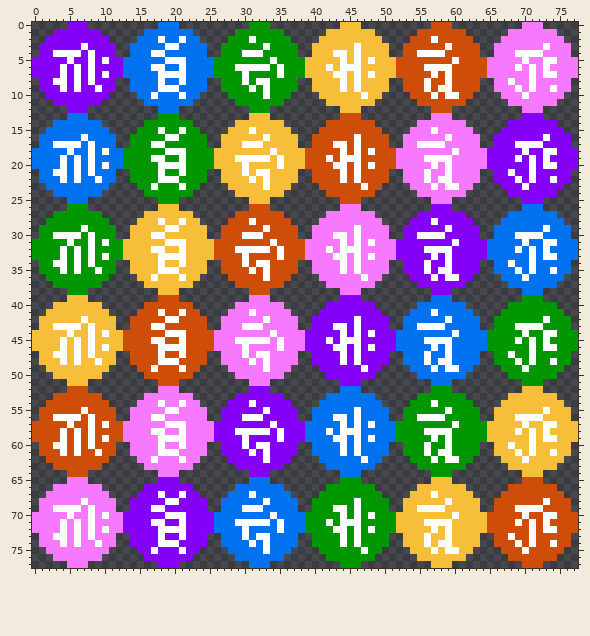
Sprite sheet -- gamemelon/debug/images/grave/bonji_01.png. Above, as it was before the edit.
The file is 78x78 pixels.
Now the later version:
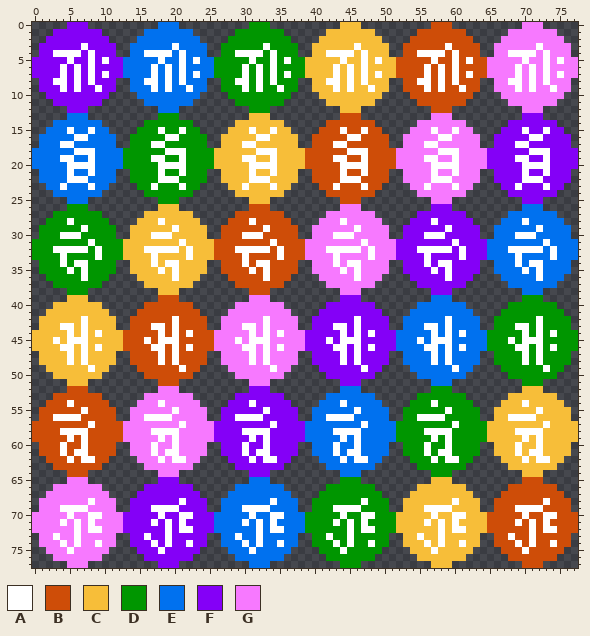
Palette (. is transparent): A #ffffff  B #ce4d08  C #f7be39  D #009600  E #0071ef  F #8400f7  G #f779ff
Edits made:
y 2: x 18 A -> E; x 21 A -> E; x 31 A -> D; x 57 A -> B
y 3: x 19 A -> E; x 72..73 GA -> AG
y 4: x 16 E -> A; x 19 E -> A; x 21 E -> A; x 29 D -> A; x 34 D -> A; x 42 C -> A; x 45..47 CAC -> ACA; x 60 B -> A; x 68 G -> A; x 72..73 AG -> GA
y 5: x 18..20 EAA -> AEE; x 23 E -> A; x 31 D -> A; x 36 D -> A; x 46..49 ACAC -> CACA; x 57 B -> A; x 62 B -> A; x 74..75 AG -> GA
y 6: x 18..19 AE -> EA; x 29 A -> D; x 31 A -> D; x 33..35 ADA -> DAD; x 42..44 ACA -> CAC; x 46..47 AC -> CA; x 57 A -> B; x 59..60 AB -> BA
y 7: x 17..18 EA -> AE; x 20 A -> E; x 23 E -> A; x 32 D -> A; x 34..36 DAD -> ADA; x 44..49 ACACAC -> CACACA; x 56..60 BABAB -> ABABA; x 62 B -> A; x 69 G -> A; x 74..75 AG -> GA
y 8: x 16..19 EEAE -> AAEA; x 29 D -> A; x 33..34 AD -> DA; x 42..47 CCACAC -> AACACA; x 55 B -> A; x 58..60 BAB -> ABA; x 69 G -> A; x 73 G -> A
y 9: x 17..18 EA -> AE; x 20 A -> E; x 22 E -> A; x 30..33 DADA -> ADAD; x 35 D -> A; x 43..46 CACA -> ACAC; x 48 C -> A; x 59 A -> B; x 61 B -> A
y 10: x 17 A -> E; x 21 A -> E; x 33 A -> D; x 47 A -> C; x 57 A -> B; x 59..60 AA -> BB; x 70 A -> G
y 15: x 5 E -> A; x 8 E -> A; x 34 C -> A; x 44 B -> A; x 47 B -> A; x 60 G -> A; x 70 F -> A; x 73 F -> A
y 16: x 6 E -> A; x 32 C -> A; x 45 B -> A; x 58 G -> A; x 71..73 FFA -> AAF
y 17: x 3 A -> E; x 6 A -> E; x 8 A -> E; x 32 A -> C; x 46 A -> B; x 55 A -> G; x 58 A -> G; x 71..72 AA -> FF
y 18: x 5..7 AEE -> EAA; x 10 A -> E; x 32..33 CC -> AA; x 44..45 AB -> BA; x 47..48 BA -> AB; x 58..59 GG -> AA; x 70..72 AFF -> FAA; x 74 A -> F
y 19: x 5..6 EA -> AE; x 29 A -> C; x 32..35 AACA -> CCAC; x 42..43 AB -> BA; x 45..47 AAB -> BBA; x 58..60 AAG -> GGA; x 70..71 FA -> AF
y 20: x 4..5 AE -> EA; x 7 E -> A; x 10 A -> E; x 30..35 ACCCCA -> CAAAAC; x 43 A -> B; x 45 B -> A; x 47..48 BA -> AB; x 58 G -> A; x 60 G -> A; x 70 F -> A; x 72 F -> A; x 74 A -> F
y 21: x 3..6 AAEA -> EEAE; x 30..34 ACAAC -> CACCA; x 46..47 AB -> BA; x 56..57 AG -> GA; x 59..60 AG -> GA; x 68 A -> F; x 70..71 FA -> AF; x 73 F -> A
y 22: x 4..5 AE -> EA; x 7 E -> A; x 9 A -> E; x 32 C -> A; x 45 B -> A; x 56..57 AG -> GA; x 69..70 AF -> FA; x 72 F -> A; x 74 A -> F
y 23: x 4 E -> A; x 8 E -> A; x 30 C -> A; x 33..34 AC -> CA; x 43 B -> A; x 56..57 GA -> AG; x 59 A -> G; x 69..70 FA -> AF; x 73 F -> A
y 28: x 5 D -> A; x 21 A -> C; x 44 G -> A; x 70 E -> A
y 29: x 19 A -> C; x 72..73 EA -> AE
y 30: x 3 A -> D; x 8 A -> D; x 19 C -> A; x 45..46 GA -> AG; x 55 A -> F; x 72 A -> E
y 31: x 5 A -> D; x 10 A -> D; x 19..20 AA -> CC; x 44 A -> G; x 46..48 AGA -> GAG; x 70 A -> E; x 74 A -> E
y 32: x 3 D -> A; x 5 D -> A; x 7..9 DAD -> ADA; x 16 C -> A; x 19..22 CCAC -> AACA; x 43 G -> A; x 48 G -> A; x 55 F -> A; x 61 F -> A; x 68 E -> A; x 70 E -> A; x 72..74 EAE -> AEA
y 33: x 6 A -> D; x 8..10 ADA -> DAD; x 17..22 CAAAAC -> ACCCCA; x 44 A -> G; x 46 A -> G; x 56..57 FA -> AF; x 59 A -> F; x 61 F -> A; x 69 E -> A; x 71 A -> E; x 73 A -> E
y 34: x 3 A -> D; x 7..8 DA -> AD; x 17..21 CACCA -> ACAAC; x 43..45 GAG -> AGA; x 58 F -> A; x 68..69 AE -> EA; x 72 E -> A
y 35: x 4..7 ADAD -> DADA; x 9 A -> D; x 19 A -> C; x 56..58 AFA -> FAF; x 69..72 AEAE -> EAEA; x 74 A -> E
y 36: x 7 D -> A; x 17 A -> C; x 20..21 CA -> AC; x 46..47 GA -> AG; x 57 A -> F; x 60 A -> F; x 70 A -> E; x 72 E -> A
y 41: x 18 A -> B; x 21 A -> B; x 31 A -> G; x 57 A -> E
y 42: x 19 A -> B; x 72..73 DA -> AD
y 43: x 3 A -> C; x 6..8 ACA -> CAC; x 20 B -> A; x 32..33 AG -> GA; x 55 A -> E; x 58..59 AE -> EA; x 71 A -> D
y 44: x 7..10 CACA -> ACAC; x 18..19 BA -> AB; x 21..22 AB -> BA; x 31 G -> A; x 33..35 GAG -> AGA; x 57 E -> A; x 59..61 EAE -> AEA; x 72..73 DA -> AD
y 45: x 3..5 CAC -> ACA; x 7..8 CA -> AC; x 16..17 BA -> AB; x 19..21 BBA -> AAB; x 30 A -> G; x 35 A -> G; x 55..56 EA -> AE; x 68..70 DAD -> ADA; x 72..73 DA -> AD
y 46: x 5..10 CACACA -> ACACAC; x 17 B -> A; x 19 A -> B; x 21..22 AB -> BA; x 31 G -> A; x 33 G -> A; x 56 E -> A; x 61 E -> A; x 69..73 DDADA -> AADAD
y 47: x 3..8 AACACA -> CCACAC; x 20..21 BA -> AB; x 30..32 AGA -> GAG; x 56..57 AE -> EA; x 68 A -> D; x 70..72 DAD -> ADA
y 48: x 4..7 ACAC -> CACA; x 9 A -> C; x 19 A -> B; x 56..58 AEA -> EAE; x 69..72 ADAD -> DADA; x 74 A -> D
y 49: x 8 C -> A; x 17 A -> B; x 33..34 AG -> GA; x 57 A -> E; x 59 A -> E; x 70 A -> D; x 73 D -> A
y 54: x 5 B -> A; x 21 A -> G; x 44 E -> A; x 70 C -> A
y 55: x 19 A -> G; x 72..73 CA -> AC
y 56: x 8 A -> B; x 16 G -> A; x 19 G -> A; x 29 F -> A; x 42 E -> A; x 45..46 EA -> AE; x 68 C -> A; x 72 A -> C
y 57: x 5 A -> B; x 10 A -> B; x 19..20 AA -> GG; x 44 A -> E; x 46..48 AEA -> EAE; x 70 A -> C; x 74 A -> C
y 58: x 5 B -> A; x 7..8 BA -> AB; x 19..21 GGA -> AAG; x 29 A -> F; x 35 A -> F; x 42..43 AE -> EA; x 70 C -> A; x 72..73 CA -> AC
y 59: x 4..8 ABABA -> BABAB; x 10 A -> B; x 19 A -> G; x 21 A -> G; x 30..31 AF -> FA; x 33 F -> A; x 35 A -> F; x 43 A -> E; x 48 A -> E; x 70..74 CACAA -> ACACC
y 60: x 3 A -> B; x 6..8 ABA -> BAB; x 17..18 GA -> AG; x 20..21 GA -> AG; x 32 A -> F; x 43..44 EA -> AE; x 68..69 AC -> CA; x 71..72 AC -> CA
y 61: x 7 B -> A; x 9 A -> B; x 17..18 GA -> AG; x 30..32 FAF -> AFA; x 43..45 EAE -> AEA; x 72 C -> A; x 74 A -> C
y 62: x 5 B -> A; x 7..8 BB -> AA; x 17..18 AG -> GA; x 20 G -> A; x 31 F -> A; x 34 F -> A; x 44 E -> A; x 46 E -> A; x 72..73 CC -> AA
y 67: x 18 A -> F; x 21 A -> F; x 31 A -> E; x 57 A -> C
y 68: x 7..8 AG -> GA; x 19..21 AAF -> FFA; x 33..34 AE -> EA; x 46..47 AD -> DA; x 59..60 AC -> CA
y 69: x 3 A -> G; x 7..8 GA -> AG; x 19..20 FF -> AA; x 33 E -> A; x 45 D -> A; x 55 A -> C; x 59 C -> A
y 70: x 9..10 GA -> AG; x 18..20 FAA -> AFF; x 22 F -> A; x 31 E -> A; x 35 E -> A; x 46..47 AD -> DA; x 57 C -> A; x 61 C -> A
y 71: x 18..19 AF -> FA; x 29 A -> E; x 31 A -> E; x 33..35 AEA -> EAE; x 42..44 ADA -> DAD; x 46..47 AD -> DA; x 57 A -> C; x 59..60 AC -> CA
y 72: x 4 A -> G; x 9..10 GA -> AG; x 18 A -> F; x 20 A -> F; x 22 F -> A; x 30 A -> E; x 32 E -> A; x 34 E -> A; x 43..47 AADAD -> DDADA; x 57..61 ACACC -> CACAA
y 73: x 4 A -> G; x 8 A -> G; x 16 F -> A; x 18..19 AF -> FA; x 21 A -> F; x 29..30 EA -> AE; x 33 A -> E; x 42 D -> A; x 44..46 ADA -> DAD; x 55..56 CA -> AC; x 58..59 CA -> AC
y 74: x 17..18 FA -> AF; x 20 A -> F; x 22 F -> A; x 30..33 EAEA -> AEAE; x 35 E -> A; x 43..46 DADA -> ADAD; x 48 D -> A; x 59 A -> C; x 61 C -> A
y 75: x 5 G -> A; x 17..18 AF -> FA; x 21 A -> F; x 31 E -> A; x 33 A -> E; x 44 D -> A; x 47 A -> D; x 59..60 AA -> CC
